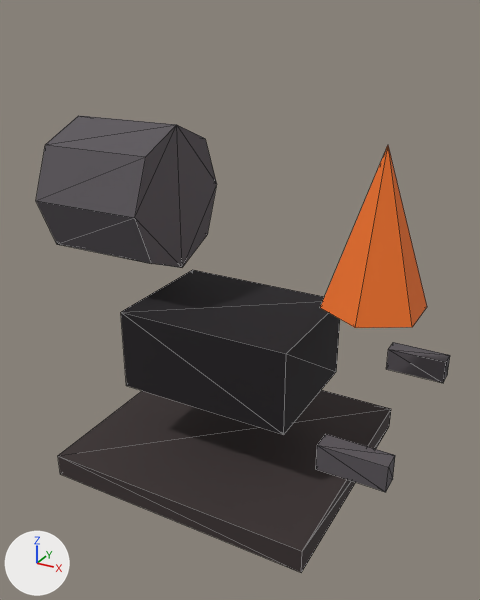
The glTF model assets/models/ember/ember_inferno_engine.glb as it was, and as the next commit left it.
One viewpoint serves both versions: a camera (50 mm lens) standing at (25.1, -44.4, 38.4) and looking at (1.1, -0.8, 16.6). The lights are fixed; the arrows at lower left show +X, +Y and +Z. The first picture is the older version. Mesh edges are drawn as thin lines. Vertices at exactly the same position are counted once.

Script lines for the objects in view, before the commit:
```python
me_cube = bpy.data.meshes.new('Cube')
me_cube.from_pydata(...)  # a box spanning x -11.5..11.5, y -10.5..10.5, z 1.0..3.0; a box spanning x -7.5..7.5, y -5.5..5.5, z 8.5..15.5; an 8-sided cylinder along x spanning x -15.0..-5.0, y -6.0..6.0, z 18.0..30.0; a 6-sided cone pointing to +z spanning x 8.5..15.5, y -4.0..4.0, z 18.0..30.0; a box spanning x 11.5..16.5, y -8.8..-7.2, z 9.0..11.0; a box spanning x 11.5..16.5, y 7.2..8.8, z 9.0..11.0
me_cube.materials.append(mat_main)
ob_ember_inferno_engine = bpy.data.objects.new('ember_inferno_engine', me_cube)
ob_ember_inferno_engine.location = (0.0, 0.0, 0.0)
```
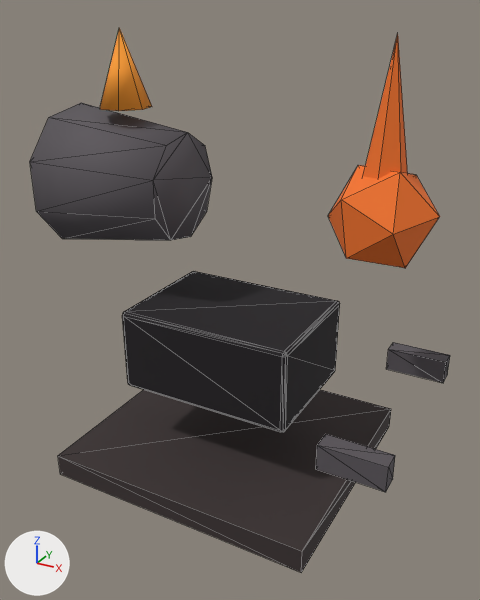
The edits, one by one:
me_cube is used by ob_ember_inferno_engine; location (0.0, 0.0, 0.0).
me_cube had 55 vertices, 86 faces and spanned x -15.0..16.5, y -10.5..10.5, z 1.0..30.0.
me_cube now has 125 vertices, 218 faces and spans x -15.5..16.5, y -10.5..10.5, z 1.0..37.0.
me_cube part 1: a new loose piece, a 9-sided cut cone along x (radius 6.0 at the low end, 4.4 at the high end) spanning x -15.5..-4.5, y -5.6..6.0, z 19.1..30.9, in mat_main.
me_cube part 2: a new loose piece, an icosphere of 20 faces spanning x 8.0..16.0, y -3.5..3.5, z 21.5..28.5, in mat_main.
me_cube part 3: a new loose piece, a 6-sided cone pointing to +z spanning x 10.1..13.9, y -2.2..2.2, z 24.0..37.0, in mat_main.
me_cube part 4: a new loose piece, a 7-sided cone pointing to +z spanning x -12.1..-7.9, y -2.0..2.2, z 31.0..37.0, in mat_main.
me_cube part 5: the loose piece of 8 vertices spanning x -7.5..7.5, y -5.5..5.5, z 8.5..15.5 is rebuilt with 56 vertices and now spans x -7.5..7.5, y -5.5..5.5, z 8.5..15.5.
me_cube part 6: the loose piece of 16 vertices spanning x -15.0..-5.0, y -6.0..6.0, z 18.0..30.0 is deleted.
me_cube part 7: the loose piece of 7 vertices spanning x 8.5..15.5, y -4.0..4.0, z 18.0..30.0 is deleted.

Location of each change, (x1, y1, x2, y2) in pixels of the pictures (480 x 600 px):
'ember_inferno_engine', reshaped (19% taller): before (36, 116, 450, 573); after (30, 27, 450, 573)
part 1 of me_cube, added: after (30, 103, 212, 240)
part 2 of me_cube, added (orange): after (328, 165, 440, 268)
part 3 of me_cube, added (orange): after (363, 34, 407, 179)
part 4 of me_cube, added (orange): after (100, 27, 152, 111)
part 5 of me_cube, rebuilt: before (121, 270, 340, 435); after (122, 271, 340, 432)
part 6 of me_cube, deleted: before (36, 116, 217, 268)
part 7 of me_cube, deleted (orange): before (320, 146, 427, 328)
